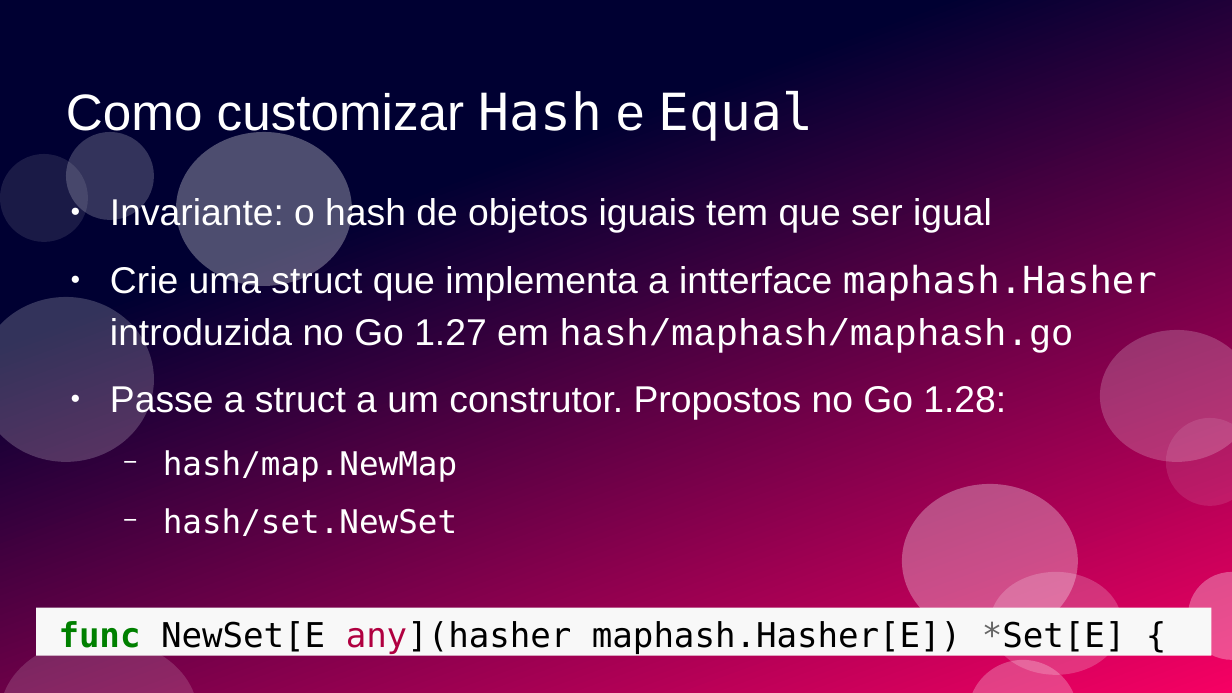
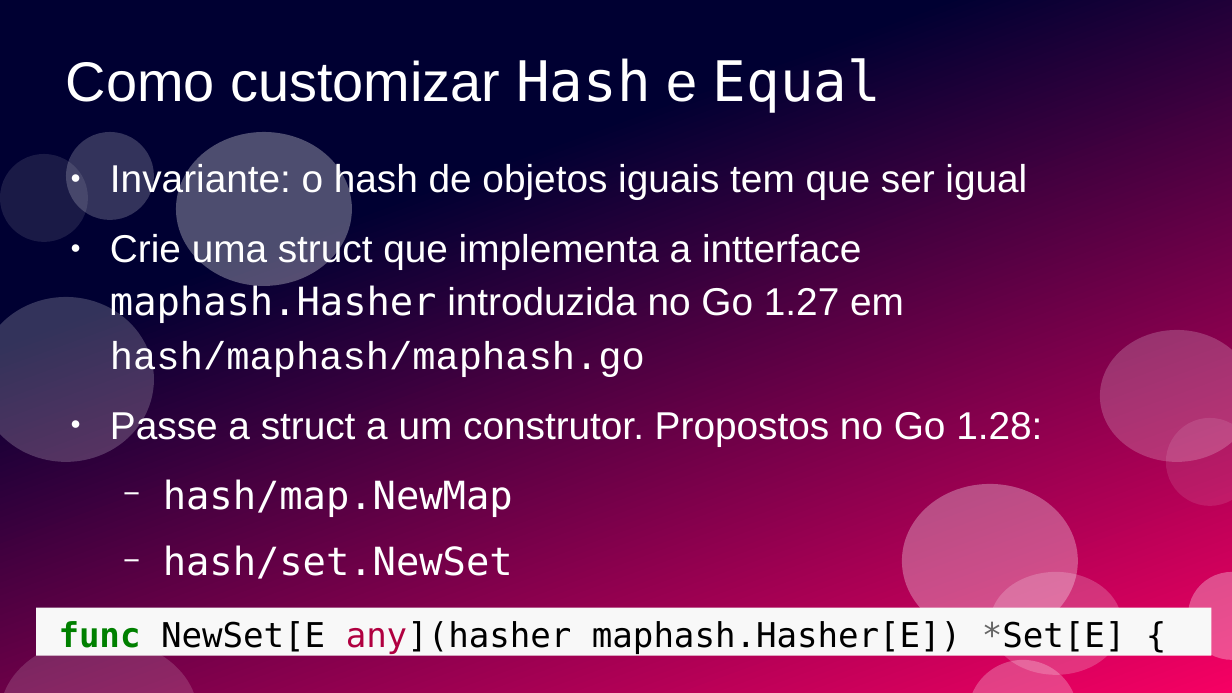
Before and after one commit to ramalho/sets-in-go, a slide deck: slide 91 of conj-em-go1_28.odp (slide 78 before the commit). Drawn at 1232x693 pixels with LibreOffice and Linux fonts; fonts in the diff are those of the drawing. Boxes give left, top, right and bottom in pixels: in the first picture for what was removed or moved away, otherwise in the second. Text is boxed around its words. In the diff, an @@ line names an element or a change of style, - is before the commit and + after.

```diff
--- a/conj-em-go1_28.odp
+++ b/conj-em-go1_28.odp
@@ title "Como customizar Hash e Equal": place and size @@
-title "Como customizar Hash e Equal" at <box>66,90,813,141</box>
+title "Como customizar Hash e Equal" at <box>66,58,881,113</box>
@@ title "Como customizar Hash e Equal" at <box>66,58,881,113</box>: size 33 to 36 pt @@
@@ text "Invariante: o hash de objetos ...": place and size @@
-text "Invariante: o hash de objetos ..." at <box>110,196,1157,536</box>
+text "Invariante: o hash de objetos ..." at <box>110,161,1042,579</box>
@@ text "Invariante: o hash de objetos ..." at <box>110,161,1042,579</box>: size 24 to 25 pt in "Invariante: o hash de objetos iguais tem ...", "Crie uma struct que implementa a intterface ...", "Passe a struct a um construtor. Propostos ..."; size 21 to 25 pt in "hash/map.NewMap", "hash/set.NewSet" @@
```
Also in this commit, not shown: 14 other slides changed, 13 slides added, 2 other files.
